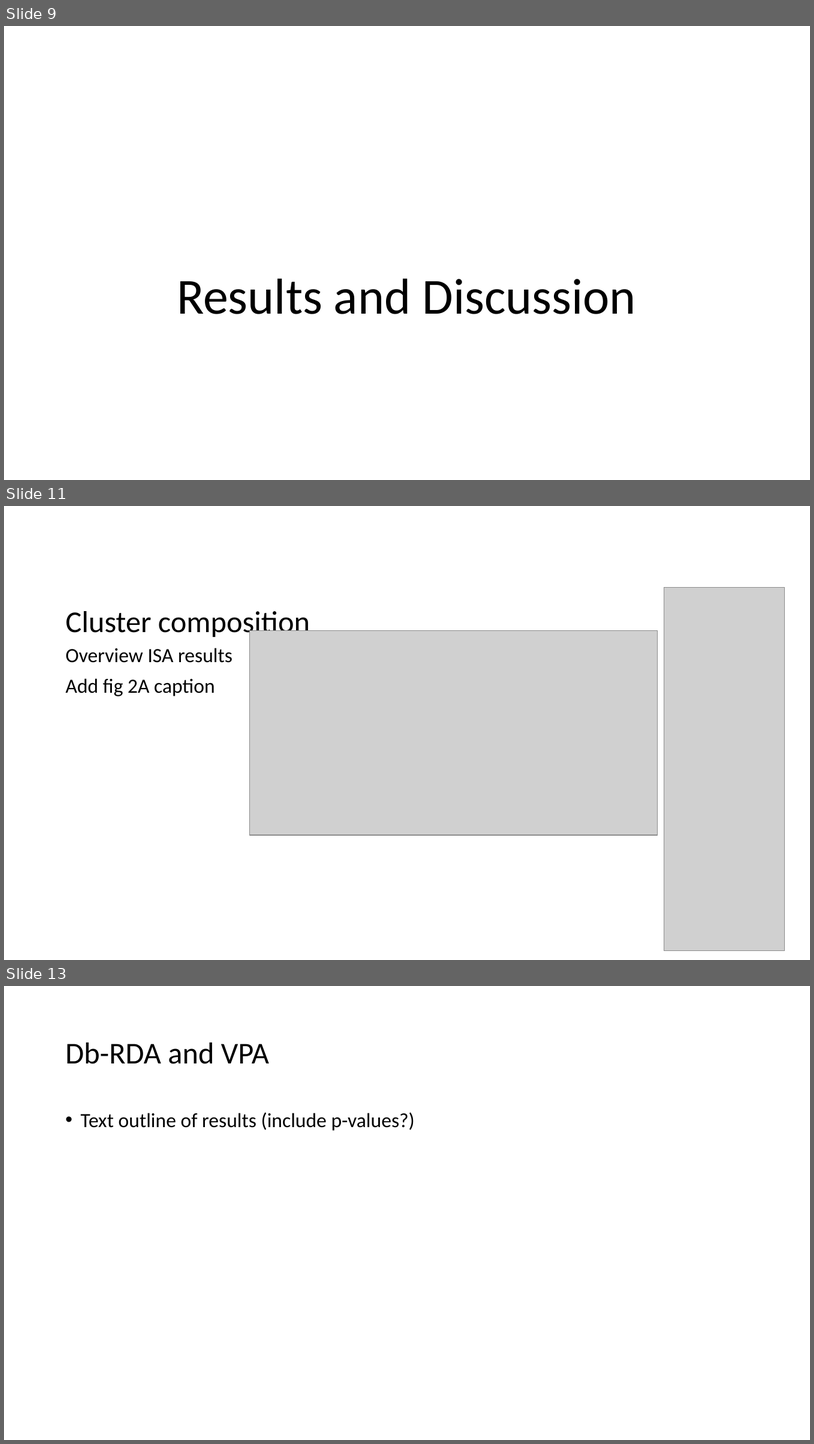
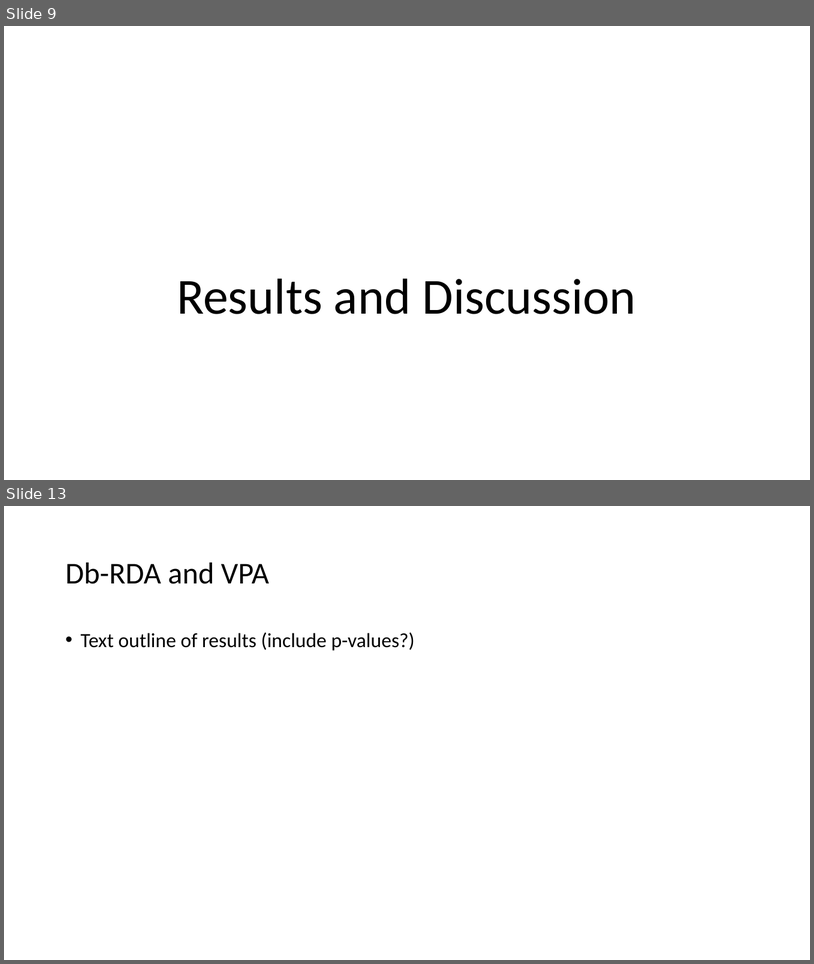
Before and after one commit to LukeABobay/larval-fish-community-analysis, a slide deck: PICES 2026 Presentation.pptx. Shown one above the other, each under a label of ours: slides 9, 11 and 13 before the commit, slides 9 and 13 after it; the slides between them are not shown. The pictures are 814x1444 and 814x964 pixels, drawn with LibreOffice and Linux fonts; fonts in the diff are those of the drawing; grey boxes stand for pictures. Boxes give left, top, right and bottom in pixels: in the first picture for what was removed or moved away, otherwise in the second. Text is boxed around its words. In the diff, an @@ line names an element or a change of style, - is before the commit and + after.

```diff
--- a/PICES 2026 Presentation.pptx
+++ b/PICES 2026 Presentation.pptx
@@ slide 11 removed at (x1=4, y1=506, x2=810, y2=960), background #FFFFFF @@
@@ picture removed at (x1=665, y1=588, x2=786, y2=951) @@
@@ title removed at (x1=66, y1=611, x2=310, y2=639) @@
-Cluster composition
@@ picture removed at (x1=249, y1=631, x2=658, y2=834) @@
@@ text removed at (x1=66, y1=648, x2=233, y2=696) @@
-Overview ISA results
-Add fig 2A caption
```
Also in this commit, not shown: 6 slides changed, 4 slides added, 3 other slides removed.
